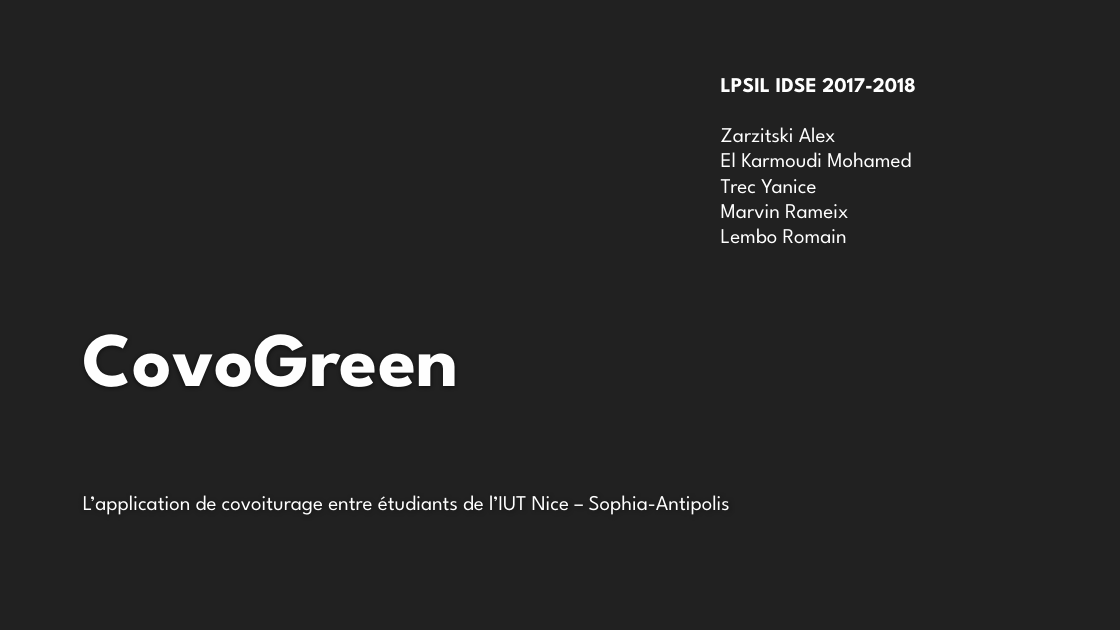
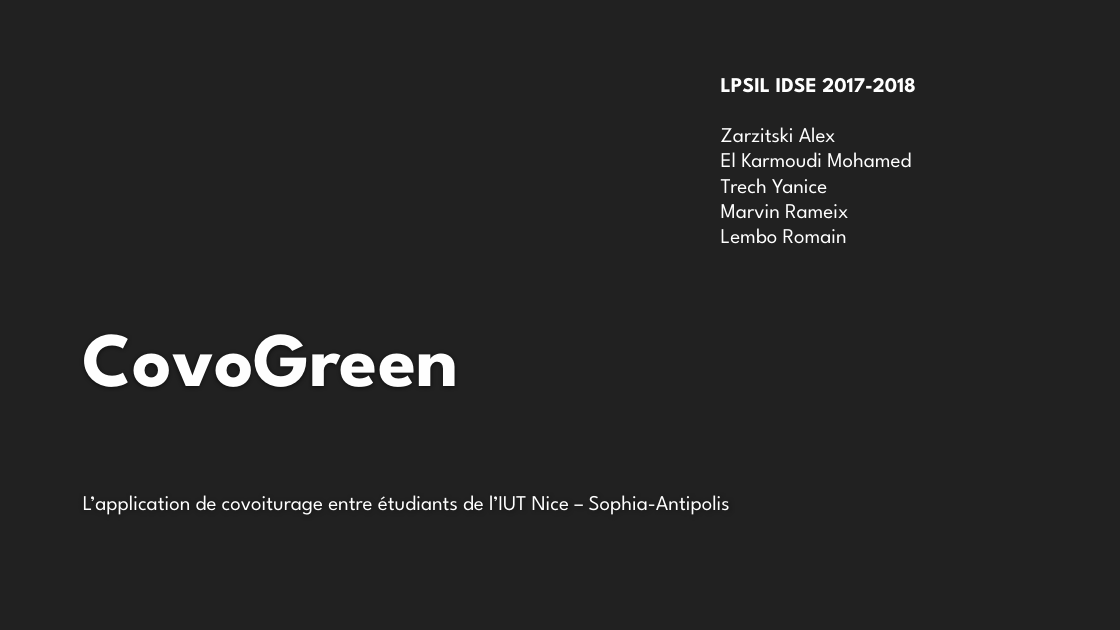
Before and after one commit to MarvinRmx/covogreen, a slide deck: slide 1 of doc/CovoGreen-slides.pptx. Drawn at 1120x630 pixels with LibreOffice and Linux fonts; fonts in the diff are those of the drawing; background and template pictures are left out. Boxes give left, top, right and bottom in pixels: in the first picture for what was removed or moved away, otherwise in the second. Text is boxed around its words. In the diff, an @@ line names an element or a change of style, - is before the commit and + after.

```diff
--- a/doc/CovoGreen-slides.pptx
+++ b/doc/CovoGreen-slides.pptx
@@ text at [721,178,827,194]: text changed @@
-Trec Yanice
+Trech Yanice
```
Also in this commit, not shown: 5 other slides changed, 2 slides added, 2 other files.
